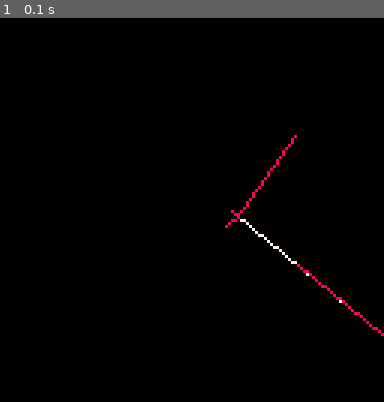
Above: before the commit, frame 1.
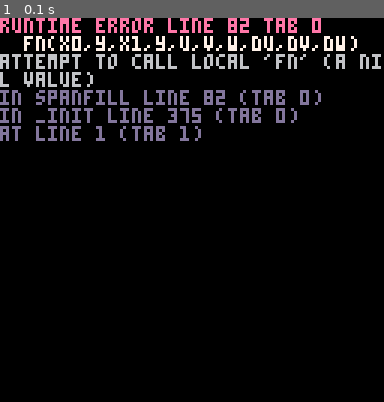
Above: after the commit, the same moment.

Repository: freds72/love-quake
Game: PICO-8 cartridge carts/sbuffer.p8
Same seed, same stepped clock (60 frames per second), same inputs: the game is played once before the commit and once after it.
Inputs:
- Up to frame 1 (0.1 s): no input

The runs differ from the first frame. In frame 1, 7.8% of the frame differs, in the area x 0-100%, y 0-83%.
Error after the commit: runtime error line 82 tab 0; fn(x0,y,x1,y,u,v,w,du,dv,dw); attempt to call local 'fn' (a nil value)

Commit message:
fixed Blender poly orientation

Diff:
--- a/carts/main.lua
+++ b/carts/main.lua
@@ -166,35 +166,6 @@
 	for i=1,t do
 		yield()
 	end
-end
-
--- radix sort
--- note: works with positive numbers only
--- from james edge
-function rsort(buffer1)
-  local len, buffer2, idx, count = #buffer1, {}, {}, {}
-
-  -- 10 bits precision
-  for shift=0,5,5 do
-    for i=0,31 do count[i]=0 end
-
-    for i,b in pairs(buffer1) do
-      local k=(b.key>>shift)&31
-      idx[i]=k
-      count[k]+=1
-    end
-
-    for i=1,31 do count[i]+=count[i-1] end
-
-    for i=len,1,-1 do
-      local k=idx[i]
-      local c=count[k]
-      buffer2[c]=buffer1[i]
-      count[k]=c-1
-    end
-
-    buffer1, buffer2 = buffer2, buffer1
-  end
 end
 
 -- camera
@@ -263,7 +234,8 @@
       visleaves={}
       collect_bsp(bsp,self.pos)
       -- for all things on each leaves, pick closest leaf
-      for leaf in all(visleaves) do
+      for i=#visleaves,1,-1 do
+        local leaf=visleaves[i]
         for thing in pairs(leaf.things) do
           thing.visleaf=leaf
         end
@@ -293,7 +265,7 @@
       }
 
       local m=self.m
-      local pts,cam_u,cam_v,v_cache,f_cache,fu_cache,fv_cache,cam_pos={},{m[1],m[5],m[9]},{m[2],m[6],m[10]},setmetatable({m=m_x_m(self.m,model.m)},v_cache_class),{},{},{},v_add(self.pos,model.origin,-1)
+      local pts,cam_u,cam_v,v_cache,f_cache,fu_cache,fv_cache,cam_pos={},{m[1],m[5],m[9]},{m[2],m[6],m[10]},setmetatable({m=m_x_m(m,model.m)},v_cache_class),{},{},{},v_add(self.pos,model.origin,-1)
 
       for j=lstart,lend do
         local leaf=leaves[j]
@@ -369,11 +341,10 @@
             -- collect all faces "closest" to camera
             if thing.visleaf==leaf then
               -- model to cam + cam pos in model space
-              local v_cache,cam_pos=setmetatable({m=m_x_m(self.m,thing.m)},v_cache_class),m_inv_x_v(thing.m,self.pos)
-
+              local v_cache,cam_pos=setmetatable({m=m_x_m(m,thing.m)},v_cache_class),m_inv_x_v(thing.m,self.pos)
               for face in all(thing.model.f) do
                 -- dual sided or visible?
-                if face.dual or v_dot(face.n,cam_pos)<face.cp then
+                if face.dual or v_dot(face.n,cam_pos)>face.cp then
                   local np,outcode,clipcode,uvs=face.ni,0xffff,0,face.uvs
                   for k=1,np do
                     -- base index in verts array
@@ -387,7 +358,7 @@
                     end
                   end
                   if outcode==0 then
-                    if(clipcode>0) pts,np,uvs=z_poly_clip(pts,np,uvs)
+                    if(clipcode>0) pts,np=z_poly_clip(pts,np,uvs)
 
                     if np>2 then
                       if face.color then
@@ -530,10 +501,9 @@
 function make_thing(bsp,pos,angle,model)
   local thing=add(_things,{
     pos=pos,
-    m=make_m_from_v_angle({0,1,0},angle),
+    m=make_m_from_v_angle({0,1,0},-0.25),
     nodes={},
     model=model})
-  printh("pos:"..pos[1].." "..pos[2].." "..pos[3].." model: "..tostr(model))
   -- todo: get size from wad
   register_thing_subs(bsp,thing,1)
   --
@@ -560,8 +530,8 @@
   while node.contents==nil or node.contents>0 do
     node=node[plane_isfront(node.plane,pos)]
   end
-  return node.contents!=-1
-  --return node.contents!=-2 or node.contents!=-1
+  --return node.contents!=-1
+  return node.contents!=-2 or node.contents!=-1
 end
 
 -- detach a thing from a convex sector (leaf)
@@ -674,7 +644,6 @@
 
   --
   _cam=make_cam()
-  printh("player pos:"..pos[1].." "..pos[2].." "..pos[3].." model: "..tostr(model))
   _plyr=make_player(pos,angle)
   for i=1,2 do
     --make_skull(v_add(pos,{0.5-rnd(),rnd(),0.5-rnd()},48),{0,1,0})
@@ -696,15 +665,15 @@
 
   _plyr:update()
 
-  for p in all(_particles) do
-    p:update()
+  for thing in all(_things) do
+    if(thing.update) thing:update()
   end
 
   _cam:track(v_add(_plyr.pos,{0,32,0}),_plyr.m,_plyr.angle)
 end
 
 function _draw()
-  cls()
+  cls(1)
   _spans={}
 
   local door=_bsps[2]
@@ -715,46 +684,10 @@
     0,0,1,0,
     pos[1],pos[2],pos[3],1
   }
-  -- _cam:draw_faces(door.verts,door.faces,_leaves,door.leaf_start,door.leaf_end)
-
-  -- collect leaves with moving brushes
-  --[[
-  local out={model=door}
-  local brush_verts,verts,faces={},door.verts,door.faces
-  for j=door.leaf_start,door.leaf_end do
-    local leaf=_leaves[j]
-    for i=1,#leaf do
-      -- face index
-      local fi=leaf[i]
-      local poly,face_verts,uvi={fi=fi},faces[fi+3],faces[fi+5]
-      for k,vi in pairs(face_verts) do
-        local v=brush_verts[vi]
-        if not v then
-          -- "move" brush
-          v=v_add({verts[vi],verts[vi+1],verts[vi+2]},door.origin)
-          brush_verts[vi]=v
-        end
-        -- copy v
-        v={unpack(v)}
-        if uvi!=-1 then
-          if uvi!=-1 then
-            local kuv=uvi+(k<<1)
-            v.u=_texcoords[kuv-1]
-            v.v=_texcoords[kuv]
-          end
-        end
-        poly[k]=v
-      end
-      -- clip against world
-      bsp_clip(_model.bsp,poly,out,uvi!=-1)
-    end
-  end
-  ]]
 
   local visleaves=_cam:collect_leaves(_model.bsp,_leaves)
   _cam:draw_faces(_model,_model.verts,_model.faces,visleaves,1,#visleaves)
   _cam:draw_faces(door,door.verts,door.faces,_leaves,door.leaf_start,door.leaf_end)
-
 
   local s=(flr(1000*stat(1))/10).."%\n"..(stat(0)\1).."kB\nleaves:"..#visleaves
   print(s,2,3,1)
@@ -842,18 +775,18 @@
     return planes[pi],planes[pi+1],planes[pi+2]
   end
   plane_dot=function(pi,v)
-    local t=planes[pi+4]
+    local t,d=planes[pi+4],planes[pi+3]
     if t<3 then
-      return planes[pi+t]*v[t+1],planes[pi+3]
-    end
-    return planes[pi]*v[1]+planes[pi+1]*v[2]+planes[pi+2]*v[3],planes[pi+3]
+      return planes[pi+t]*v[t+1],d
+    end
+    return planes[pi]*v[1]+planes[pi+1]*v[2]+planes[pi+2]*v[3],d
   end
   plane_isfront=function(pi,v)
-    local t=planes[pi+4]
+    local t,d=planes[pi+4],planes[pi+3]
     if t<3 then
-      return planes[pi+t]*v[t+1]>planes[pi+3]
-    end
-    return planes[pi]*v[1]+planes[pi+1]*v[2]+planes[pi+2]*v[3]>planes[pi+3]
+      return planes[pi+t]*v[t+1]>d
+    end
+    return planes[pi]*v[1]+planes[pi+1]*v[2]+planes[pi+2]*v[3]>d
   end
 
   unpack_array(function()
@@ -1068,7 +1001,8 @@
         -- normal
         f.n=unpack_vert()
         -- n.p cache
-        f.cp=v_dot(f.n,{verts[base],verts[base+1],verts[base+1]})
+        local base=f[1]
+        f.cp=v_dot(f.n,{verts[base],verts[base+1],verts[base+2]})
       end,"faces")
     -- index by name
     _models[i]=model
@@ -1083,7 +1017,9 @@
   unpack_array(function()
     make_thing(
       models[1].bsp,
+      -- pos
       unpack_vert(),
+      -- angle
       unpack_fixed(),
       unpack_ref(_models)
     )
--- a/carts/poly.lua
+++ b/carts/poly.lua
@@ -1,6 +1,5 @@
 -- plain color polygon rasterization
 function polyfill(p,np,c)
-	color(c)
 	local miny,maxy,mini=32000,-32000
 	-- find extent
 	for i=1,np do
@@ -11,7 +10,7 @@
 	end
 
 	--data for left & right edges:
-	local lj,rj,ly,ry,lx,ldx,rx,rdx=mini,mini,miny,miny
+	local lj,rj,ly,ry,lx,lw,ldx,ldw,rx,rw,rdx,rdw=mini,mini,miny,miny
 	--step through scanlines.
 	if(maxy>127) maxy=127
 	if(miny<0) miny=-1
@@ -23,11 +22,16 @@
 			if (lj>np) lj=1
 			local v1=p[lj]
 			local y0,y1=v0.y,v1.y
+			local dy=y1-y0
 			ly=y1&-1
 			lx=v0.x
-			ldx=(v1.x-lx)/(y1-y0)
+			lw=v0.w
+			ldx=(v1.x-lx)/dy
+			ldw=(v1.w-lw)/dy
 			--sub-pixel correction
-			lx+=(y-y0)*ldx
+			local cy=y-y0
+			lx+=cy*ldx
+			lw+=cy*ldw
 		end
 		while ry<y do
 			local v0=p[rj]
@@ -35,29 +39,43 @@
 			if (rj<1) rj=np
 			local v1=p[rj]
 			local y0,y1=v0.y,v1.y
+			local dy=y1-y0
 			ry=y1&-1
 			rx=v0.x
-			rdx=(v1.x-rx)/(y1-y0)
+			rw=v0.w
+			rdx=(v1.x-rx)/dy
+			rdw=(v1.w-rw)/dy
 			--sub-pixel correction
-			rx+=(y-y0)*rdx
-		end
-		local a,b=rx\1,lx\1-1
-		if(b-a>=0) rectfill(a,y,b,y)
-		--spanfill(y,rx,lx)
+			local cy=y-y0
+			rx+=cy*rdx
+			rw+=cy*rdw
+		end
+
+		local a=rx&-1
+		local dw=(lw-rw)/(lx-rx)
+		-- todo: faster to clip polygon?
+		local x,w=rx,rw
+		if(x<0) w-=x*dw x=0 a=0
+		local sa=1-x%1
+		spanfill(a,min((lx&-1)-1,127),y,c,0,w+sa*dw,0,0,dw,rectfill)
+		--rectfill(a,y,min(lx\1-1,127),y,w*16)
+
 		lx+=ldx
+		lw+=ldw
 		rx+=rdx
+		rw+=rdw
 	end
 end
 
 
 local _spans={}
-function spanfill(x0,x1,y,u,v,w,du,dv,dw)
+function spanfill(x0,x1,y,u,v,w,du,dv,dw,fn)
 	if(x1<0 or x0>127) return
 	if(x1-x0<0) return
 	local span,old=_spans[y]
 	-- empty scanline?
 	if not span then
-		tline3d(x0,y,x1,y,u,v,w,du,dv,dw)
+		fn(x0,y,x1,y,u,v,w,du,dv,dw)
 		_spans[y]={x0=x0,x1=x1,w=w,dw=dw}
 		return
 	end
@@ -69,7 +87,7 @@
 				-- nnnn
 				--       xxxxxx
 				-- fully visible
-				tline3d(x0,y,x1,y,u,v,w,du,dv,dw)
+				fn(x0,y,x1,y,u,v,w,du,dv,dw)
 				local n={x0=x0,x1=x1,w=w,dw=dw,next=span}
 				if old then
 					-- chain to previous
@@ -86,7 +104,7 @@
 			-- clip + display left
 			local x2=s0-1
 			local dx=x2-x0
-			tline3d(x0,y,x2,y,u,v,w,du,dv,dw)
+			fn(x0,y,x2,y,u,v,w,du,dv,dw)
 			local n={x0=x0,x1=x2,w=w,dw=dw,next=span}
 			if old then
 				old.next=n
@@ -136,7 +154,7 @@
 					-- draw only up to s1
 					x2=s1
 				end
-				tline3d(x0,y,x2,y,u,v,w,du,dv,dw)
+				fn(x0,y,x2,y,u,v,w,du,dv,dw)
 				local n={x0=x0,x1=x2,w=w,dw=dw,next=span}
 				if old then
 					old.next=n
@@ -184,7 +202,7 @@
 	end
 	-- new last?
 	if x1-x0>=0 then
-		tline3d(x0,y,x1,y,u,v,w,du,dv,dw)
+		fn(x0,y,x1,y,u,v,w,du,dv,dw)
 		-- end of spans
 		old.next={x0=x0,x1=x1,w=w,dw=dw}
 	end
@@ -285,7 +303,7 @@
 		local x,u,v,w=rx,ru,rv,rw
 		if(x<0) u-=x*du v-=x*dv w-=x*dw x=0 a=0
 		local sa=1-x%1
-		spanfill(a,min((lx&-1)-1,127),y,u+sa*du,v+sa*dv,w+sa*dw,du,dv,dw)
+		spanfill(a,min((lx&-1)-1,127),y,u+sa*du,v+sa*dv,w+sa*dw,du,dv,dw,tline3d)
 		--rectfill(a,y,min(lx\1-1,127),y,w*16)
 
 		lx+=ldx
@@ -300,3 +318,11 @@
 	-- reset clip
 	poke(0x5f22,128)
 end
+
+function polyline(p,np,c)
+	color(c)
+	for i=1,np do
+		local v0,v1=p[i],p[i%np+1]
+		line(v0.x,v0.y,v1.x,v1.y)
+	end
+end
Not shown, changed: models/flame2.blend
Not shown, changed: models/shambler.blend
Not shown, changed: tools/blender_reader.py
Not shown, changed: tools/wad_reader.py
